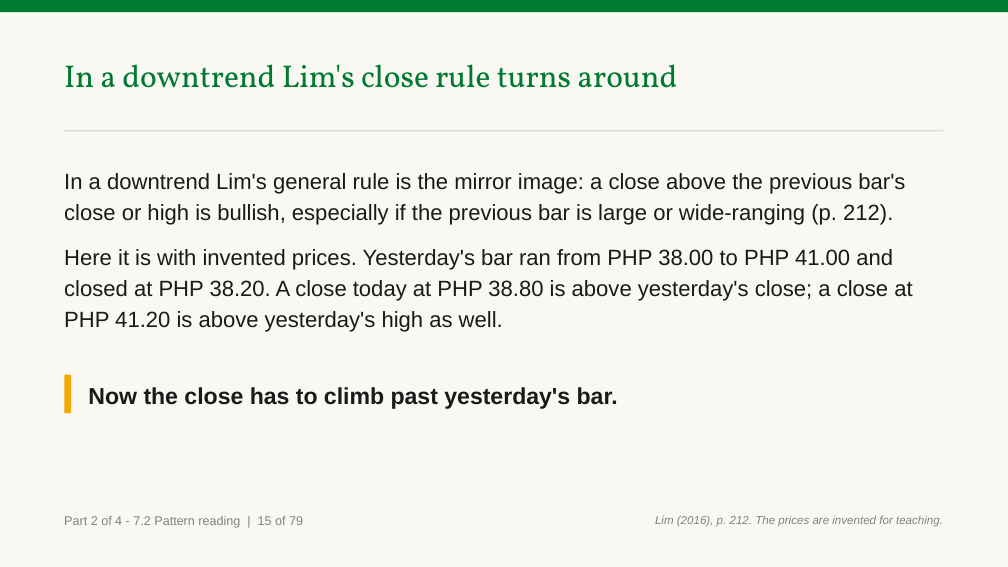
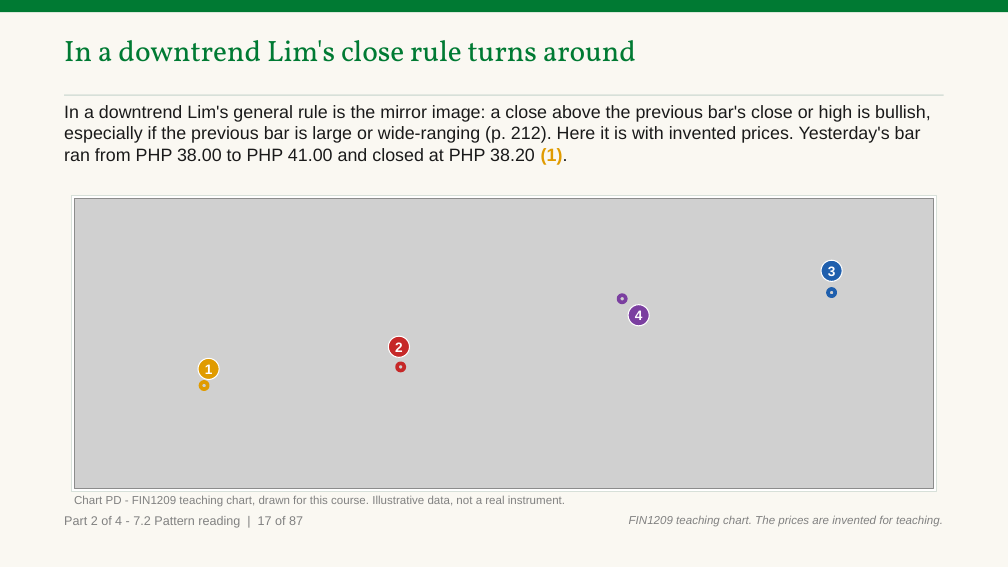
Before and after one commit to benjiesotelo-sudo/Telos_FIN1209, a slide deck: slide 59 of chapter-07/FIN1209-Chapter-07.pptx (slide 52 before the commit). Drawn at 1008x567 pixels with LibreOffice and Linux fonts; fonts in the diff are those of the drawing; grey boxes stand for pictures. Boxes give left, top, right and bottom in pixels: in the first picture for what was removed or moved away, otherwise in the second. Text is boxed around its words. In the diff, an @@ line names an element or a change of style, - is before the commit and + after.

Commit message:
feat(ch7): draw the shapes, price relationships and characteristics Parts 1 and 2 only described (#50)
Slides 21, 22, 25 to 27, 35, 39, 52, 64, the 16 characteristics and the
three-warnings slide now show what they name, with charts of ours from invented
values. Badges sit clear of boxes and lines.

```diff
--- a/chapter-07/FIN1209-Chapter-07.pptx
+++ b/chapter-07/FIN1209-Chapter-07.pptx
@@ text "In a downtrend Lim's close ...": place and size @@
-text "In a downtrend Lim's close ..." at [64,64,677,88]
+text "In a downtrend Lim's close ..." at [64,40,636,62]
@@ text "In a downtrend Lim's close ..." at [64,40,636,62]: size 30 to 28 pt; line spacing 1.05 to 1 @@
@@ rectangle: place and size @@
-rectangle at [64,130,944,132]
+rectangle at [64,95,944,96]
@@ text at [64,105,931,165]: text changed; size 21 to 17 pt @@
-In a downtrend Lim's general rule is the mirror image: a close above the previous bar's close or high is bullish, especially if the previous bar is large or wide-ranging (p. 212).
-Here it is with invented prices. Yesterday's bar ran from PHP 38.00 to PHP 41.00 and closed at PHP 38.20. A close today at PHP 38.80 is above yesterday's close; a close at PHP 41.20 is above yesterday's high as well.
+In a downtrend Lim's general rule is the mirror image: a close above the previous bar's close or high is bullish, especially if the previous bar is large or wide-ranging (p. 212). Here it is with invented prices. Yesterday's bar ran from PHP 38.00 to PHP 41.00 and closed at PHP 38.20 (1).
@@ rectangle added at [71,195,937,492], fill #FFFFFF, outline #D7E0D9 1 pt @@
@@ picture added at [74,198,934,488] @@
@@ ellipse added at [821,260,842,281], fill #1F5FAD, outline #FFFFFF 1 pt, 13 pt, text #FFFFFF, bold @@
+3
@@ ellipse added at [619,295,626,302], outline #7B3FA0 3.5 pt @@
@@ ellipse added at [828,289,836,296], outline #1F5FAD 3.5 pt @@
@@ ellipse added at [628,305,650,326], fill #7B3FA0, outline #FFFFFF 1 pt, 13 pt, text #FFFFFF, bold @@
+4
@@ ellipse added at [198,358,219,380], fill #E09B00, outline #FFFFFF 1 pt, 13 pt, text #FFFFFF, bold @@
+1
@@ ellipse added at [389,337,410,358], fill #C62828, outline #FFFFFF 1 pt, 13 pt, text #FFFFFF, bold @@
+2
@@ rectangle removed at [64,374,71,413] @@
@@ text removed at [88,387,618,409] @@
-Now the close has to climb past yesterday's bar.
@@ ellipse added at [200,382,208,389], outline #E09B00 3.5 pt @@
@@ ellipse added at [397,364,405,371], outline #C62828 3.5 pt @@
@@ text added at [74,495,565,507], 11 pt, text #818181 @@
+Chart PD - FIN1209 teaching chart, drawn for this course. Illustrative data, not a real instrument.
@@ text at [64,516,303,528]: text changed @@
-Part 2 of 4 - 7.2 Pattern reading | 15 of 79
+Part 2 of 4 - 7.2 Pattern reading | 17 of 87
@@ text at [629,515,943,527]: text changed @@
-Lim (2016), p. 212. The prices are invented for teaching.
+FIN1209 teaching chart. The prices are invented for teaching.
```
Also in this commit, not shown: 95 other slides changed, 13 slides added, 5 other files.
